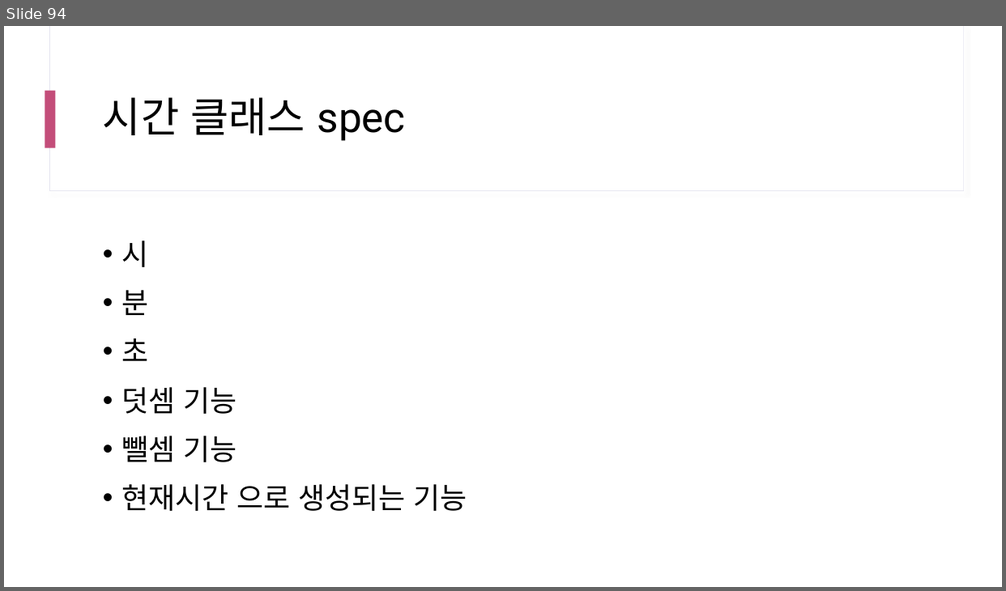
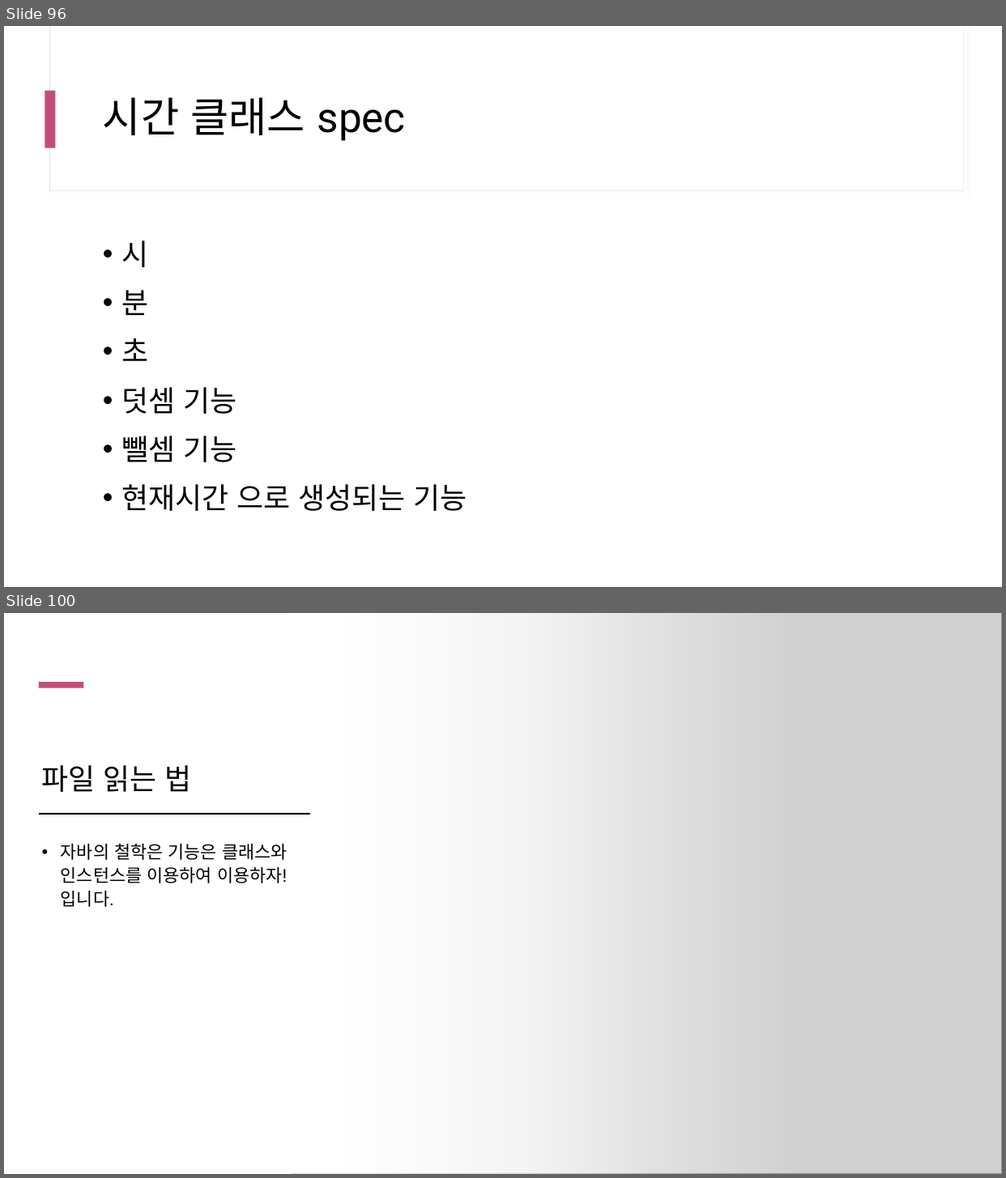
Before and after one commit to yhs0602/SPLIT_lecture_examples, a slide deck: docs/SPLIT 17차 Java.pptx. Shown one above the other, each under a label of ours: slide 94 before the commit, slides 96 and 100 after it; the slides between them are not shown. The pictures are 1006x591 and 1006x1178 pixels, drawn with LibreOffice and Linux fonts; fonts in the diff are those of the drawing; grey boxes stand for pictures. Boxes give left, top, right and bottom in pixels: in the first picture for what was removed or moved away, otherwise in the second. Text is boxed around its words. In the diff, an @@ line names an element or a change of style, - is before the commit and + after.

```diff
--- a/docs/SPLIT 17차 Java.pptx
+++ b/docs/SPLIT 17차 Java.pptx
@@ slide 100 added at (4, 613, 1002, 1174), background #FFFFFF; not listed: 2 template elements that a slide beside it also shows @@
@@ rectangle added at (4, 613, 1002, 1174), fill #FFFFFF @@
@@ rectangle added at (4, 613, 803, 1174), fill gradient #FFFFFF @@
@@ picture added at (292, 613, 1002, 1174) @@
@@ rectangle added at (39, 682, 83, 688), fill #C34D79 @@
@@ title added at (42, 765, 192, 792), 28 pt, text #000000 @@
+파일 읽는 법
@@ rectangle added at (39, 813, 309, 814), fill #000000, outline #000000 0.25 pt @@
@@ text added at (61, 844, 287, 907), 17 pt, text #000000 @@
+• 자바의 철학은 기능은 클래스와 인스턴스를 이용하여 이용하자! 입니다.
@@ what was slide 94 is now slide 96 @@
```
Also in this commit, not shown: 2 slides changed, 13 other slides added.
